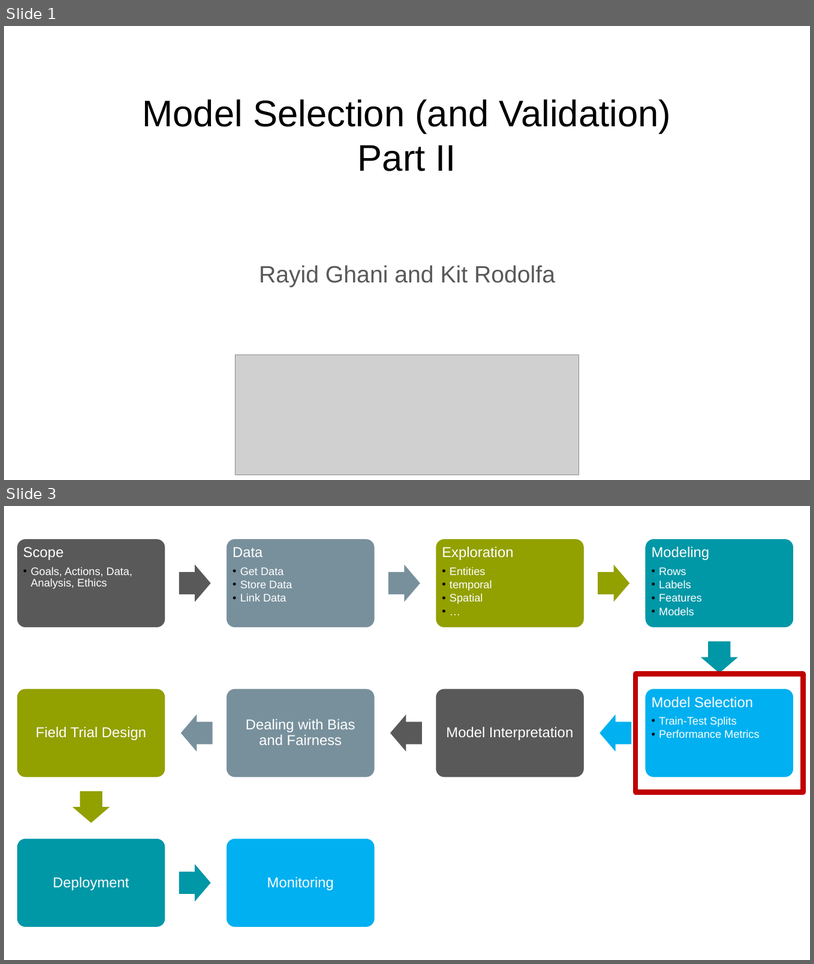
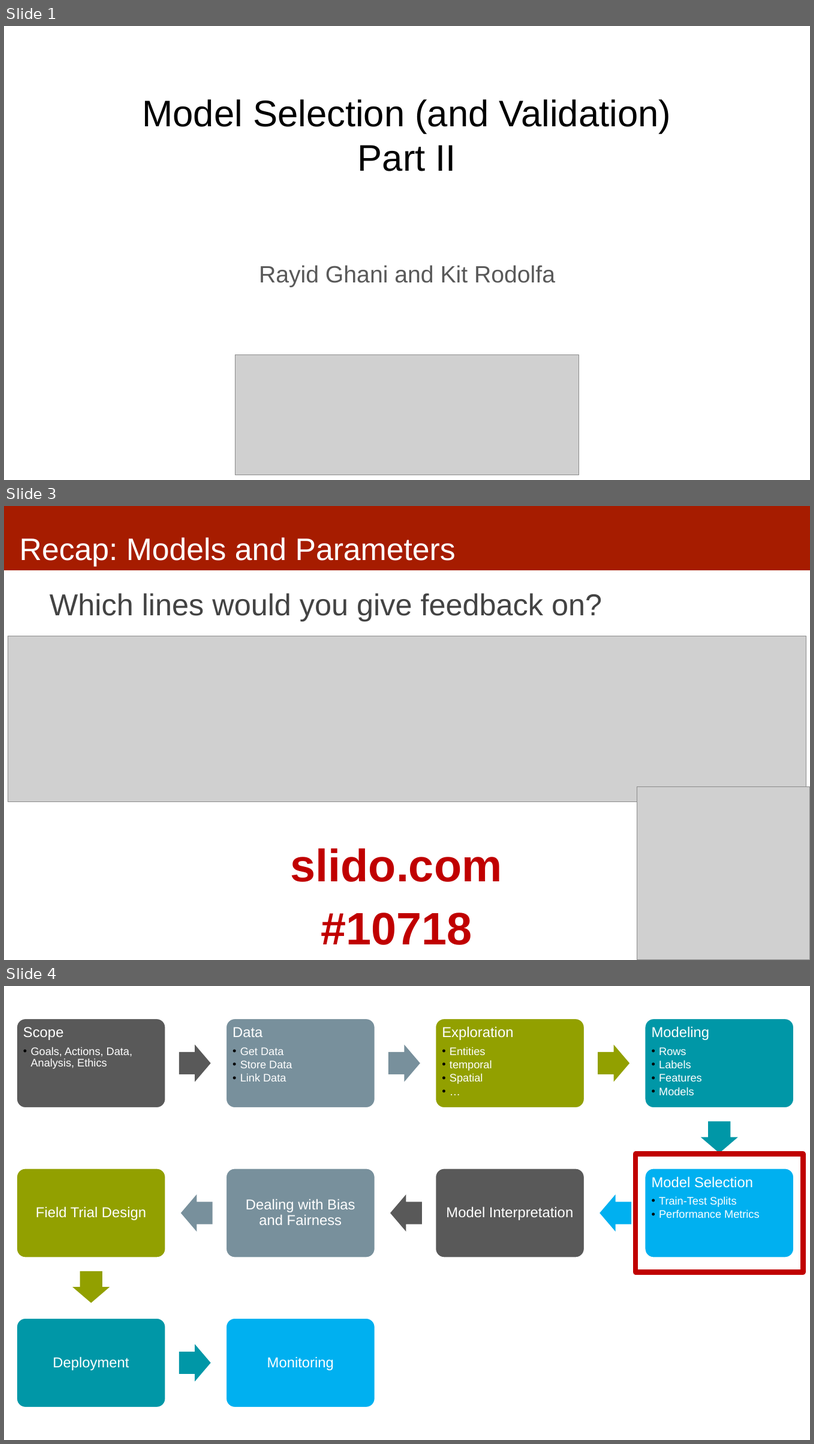
Before and after one commit to dssg/MLinPractice, a slide deck: Lectures/Lecture10-ModelSelection2.pptx. Shown one above the other, each under a label of ours: slides 1 and 3 before the commit, slides 1, 3 and 4 after it; the slides between them are not shown. The pictures are 814x964 and 814x1444 pixels, drawn with LibreOffice and Linux fonts; fonts in the diff are those of the drawing; grey boxes stand for pictures. Boxes give left, top, right and bottom in pixels: in the first picture for what was removed or moved away, otherwise in the second. Text is boxed around its words. In the diff, an @@ line names an element or a change of style, - is before the commit and + after.

```diff
--- a/Lectures/Lecture10-ModelSelection2.pptx
+++ b/Lectures/Lecture10-ModelSelection2.pptx
@@ slide 3 added at box(4, 506, 810, 960), background #FFFFFF @@
@@ rectangle added at box(4, 506, 810, 570), fill #A61C00 @@
@@ title added at box(20, 537, 456, 567), 37 pt, text #FFFFFF @@
+Recap: Models and Parameters
@@ text added at box(50, 593, 602, 621), 36 pt, text #434343 @@
+Which lines would you give feedback on?
@@ picture added at box(8, 636, 807, 801) @@
@@ picture added at box(638, 787, 810, 960) @@
@@ text added at box(291, 848, 502, 945), 54 pt, text #C00000, bold @@
+slido.com
+#10718
@@ what was slide 3 is now slide 4 @@
```
Also in this commit, not shown: 3 slides changed.
